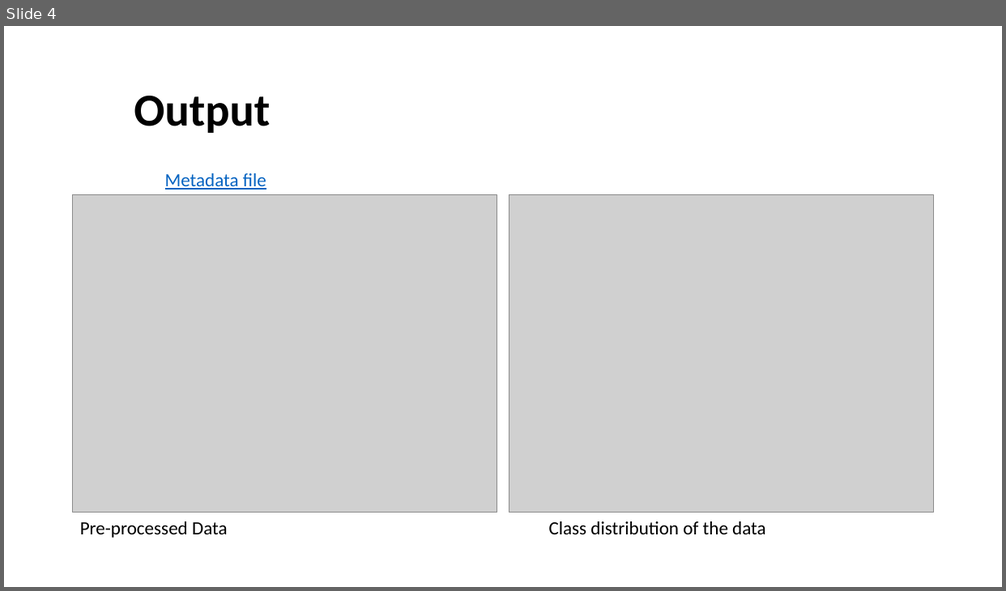
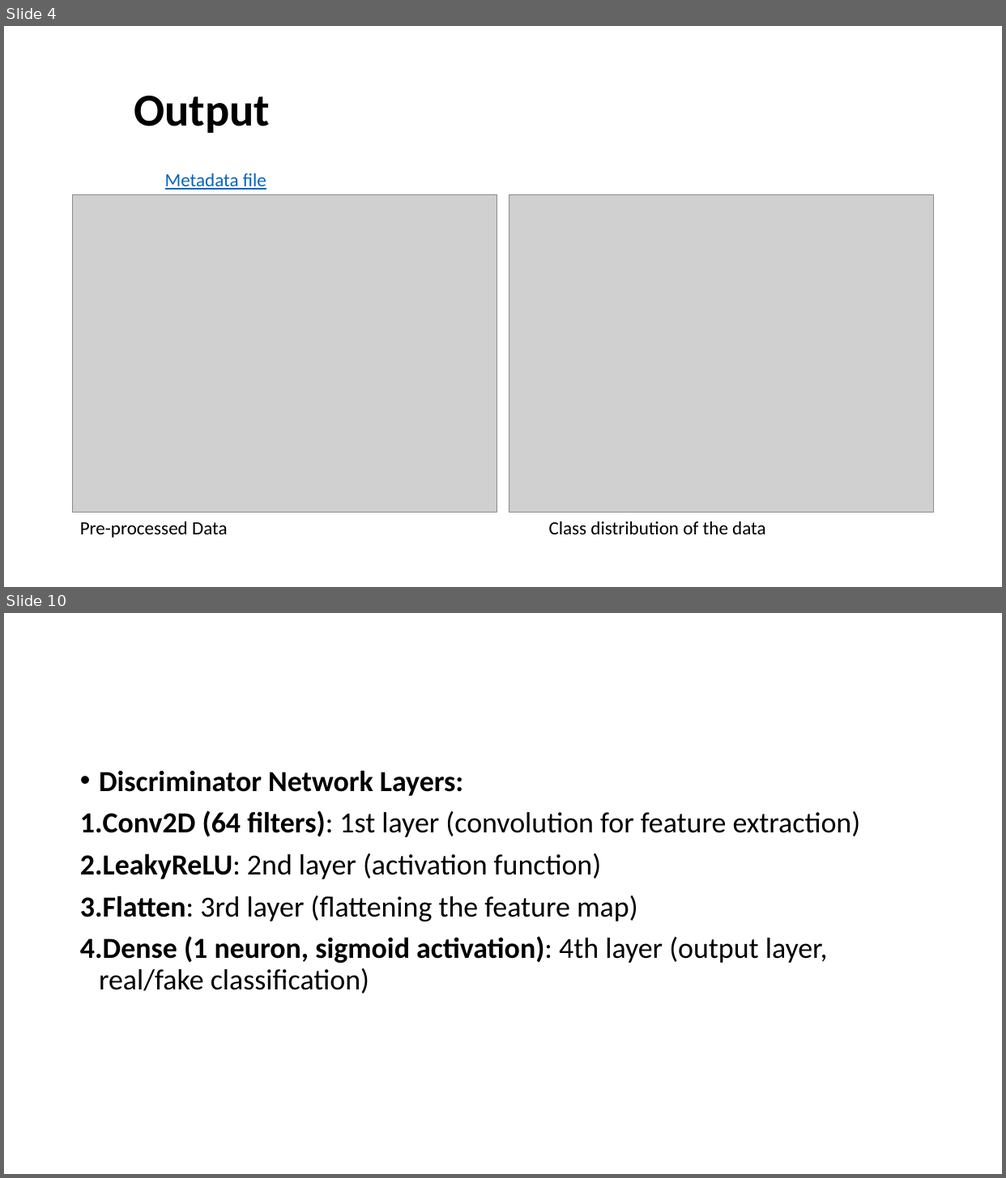
Before and after one commit to keerthan-ugrani/Praktikum, a slide deck: Internship-1.pptx. Shown one above the other, each under a label of ours: slide 4 before the commit, slides 4 and 10 after it; the slides between them are not shown. The pictures are 1006x591 and 1006x1178 pixels, drawn with LibreOffice and Linux fonts; fonts in the diff are those of the drawing; grey boxes stand for pictures. Boxes give left, top, right and bottom in pixels: in the first picture for what was removed or moved away, otherwise in the second. Text is boxed around its words. In the diff, an @@ line names an element or a change of style, - is before the commit and + after.

```diff
--- a/Internship-1.pptx
+++ b/Internship-1.pptx
@@ slide 10 added at [4, 613, 1002, 1174], background #FFFFFF @@
@@ text added at [80, 770, 861, 994], 28 pt, text #000000 @@
+• Discriminator Network Layers:
+1. Conv2D (64 filters): 1st layer (convolution for feature extraction)
+2. LeakyReLU: 2nd layer (activation function)
+3. Flatten: 3rd layer (flattening the feature map)
+4. Dense (1 neuron, sigmoid activation): 4th layer (output layer, real/fake classification)
```
Also in this commit, not shown: 6 other slides added, 19 other files.
